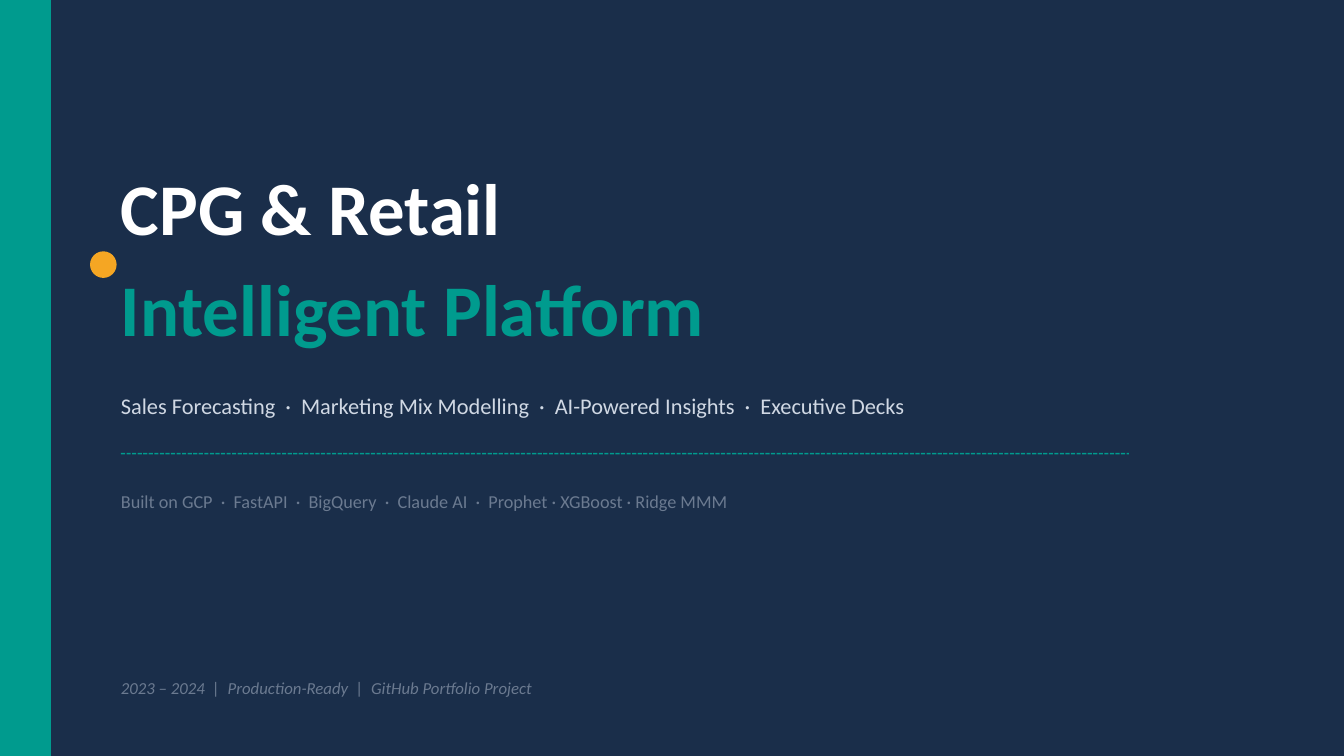
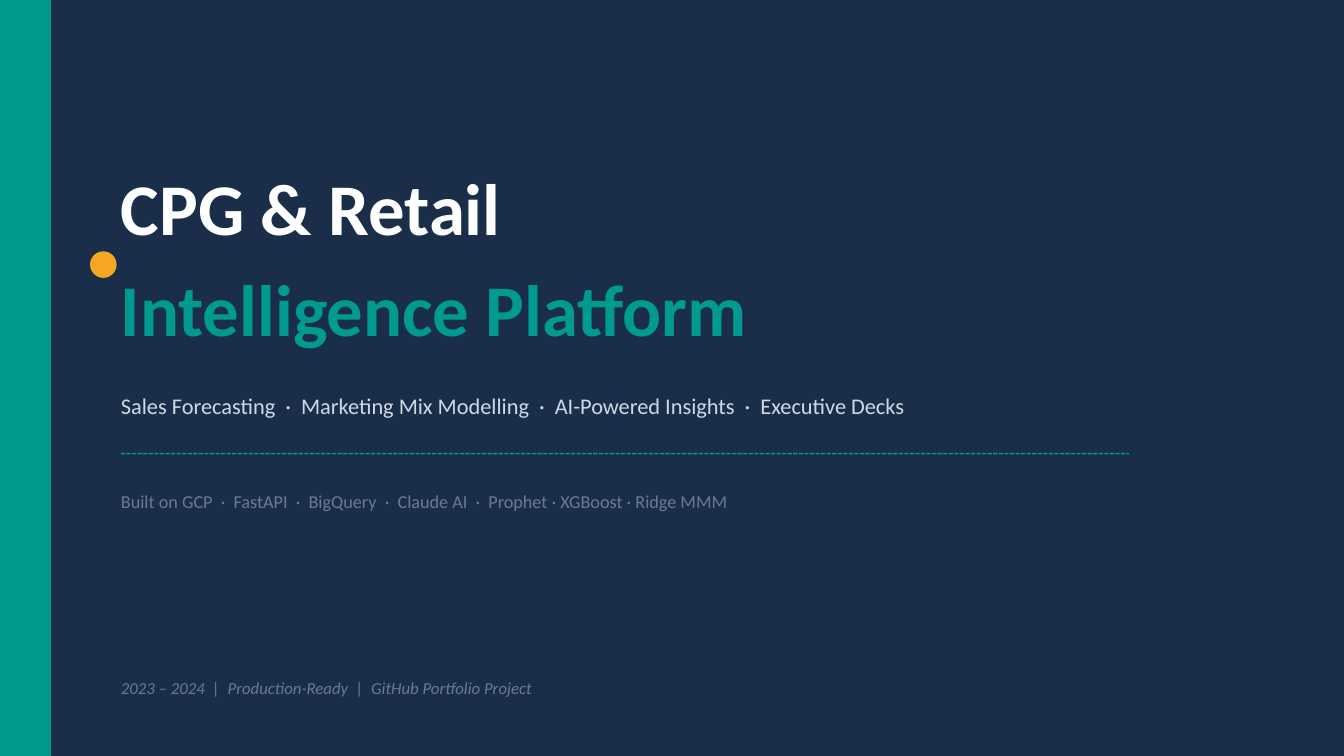
Before and after one commit to jessleung131-prog/CPG-and-Retail-Intelligent-Platform, a slide deck: slide 1 of docs/CPG_Retail_Platform_Showcase.pptx. Drawn at 1344x756 pixels with LibreOffice and Linux fonts; fonts in the diff are those of the drawing. Boxes give left, top, right and bottom in pixels: in the first picture for what was removed or moved away, otherwise in the second. Text is boxed around its words. In the diff, an @@ line names an element or a change of style, - is before the commit and + after.

Commit message:
Rename: Intelligent → Intelligence across all deliverables
Update platform name from "CPG & Retail Intelligent Platform" to
"CPG & Retail Intelligence Platform" in all text files:
docs/index.html, docs/showcase_deck.js, api/main.py, README.md,
TASKS.md, CLAUDE.md, memory/projects/cpg-platform.md.

Regenerate docs/CPG_Retail_Platform_Showcase.pptx with updated name.
GitHub repo URL unchanged (repo rename is a separate operation).

```diff
--- a/docs/CPG_Retail_Platform_Showcase.pptx
+++ b/docs/CPG_Retail_Platform_Showcase.pptx
@@ text at [121, 285, 747, 348]: text changed @@
-Intelligent Platform
+Intelligence Platform
```
Also in this commit, not shown: 7 other files.
